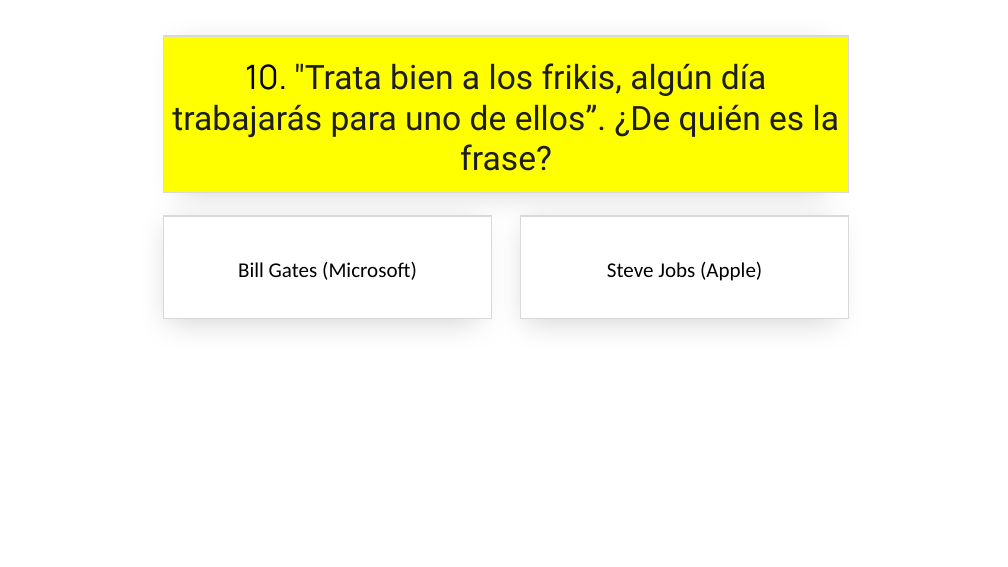
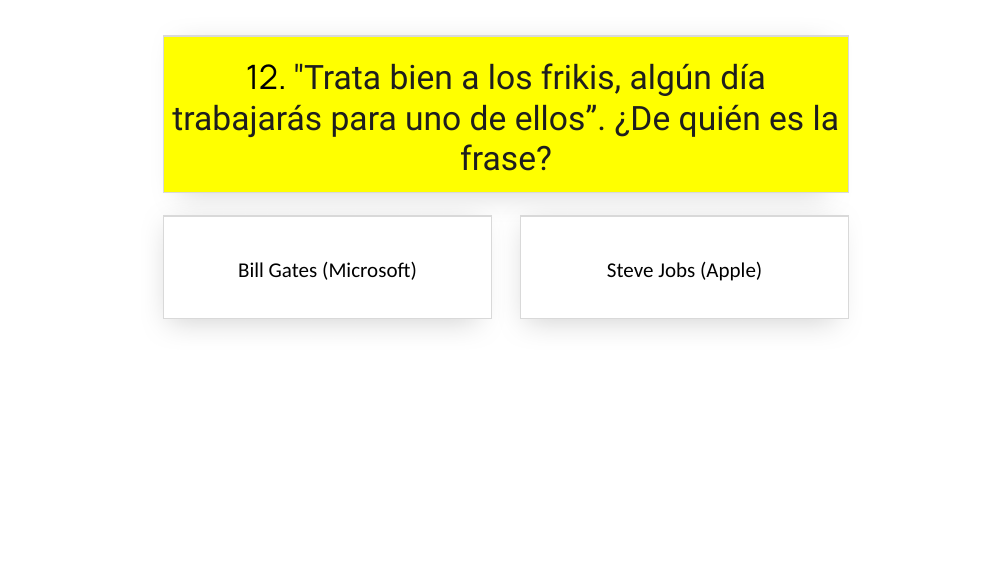
Before and after one commit to jsuarezruiz/SevillaDotNetConf2023, a slide deck: slide 25 of sevilladotnetconf-close.pptx (slide 21 before the commit). Drawn at 1008x567 pixels with LibreOffice and Linux fonts; fonts in the diff are those of the drawing. Boxes give left, top, right and bottom in pixels: in the first picture for what was removed or moved away, otherwise in the second. Text is boxed around its words. In the diff, an @@ line names an element or a change of style, - is before the commit and + after.

```diff
--- a/sevilladotnetconf-close.pptx
+++ b/sevilladotnetconf-close.pptx
@@ text in rectangle at (172, 63, 839, 171): text changed @@
-10. "Trata bien a los frikis, algún día trabajarás para uno de ellos”. ¿De quién es la frase?
+12. "Trata bien a los frikis, algún día trabajarás para uno de ellos”. ¿De quién es la frase?
```
Also in this commit, not shown: 18 other slides changed, 8 slides added, 1 other file.
